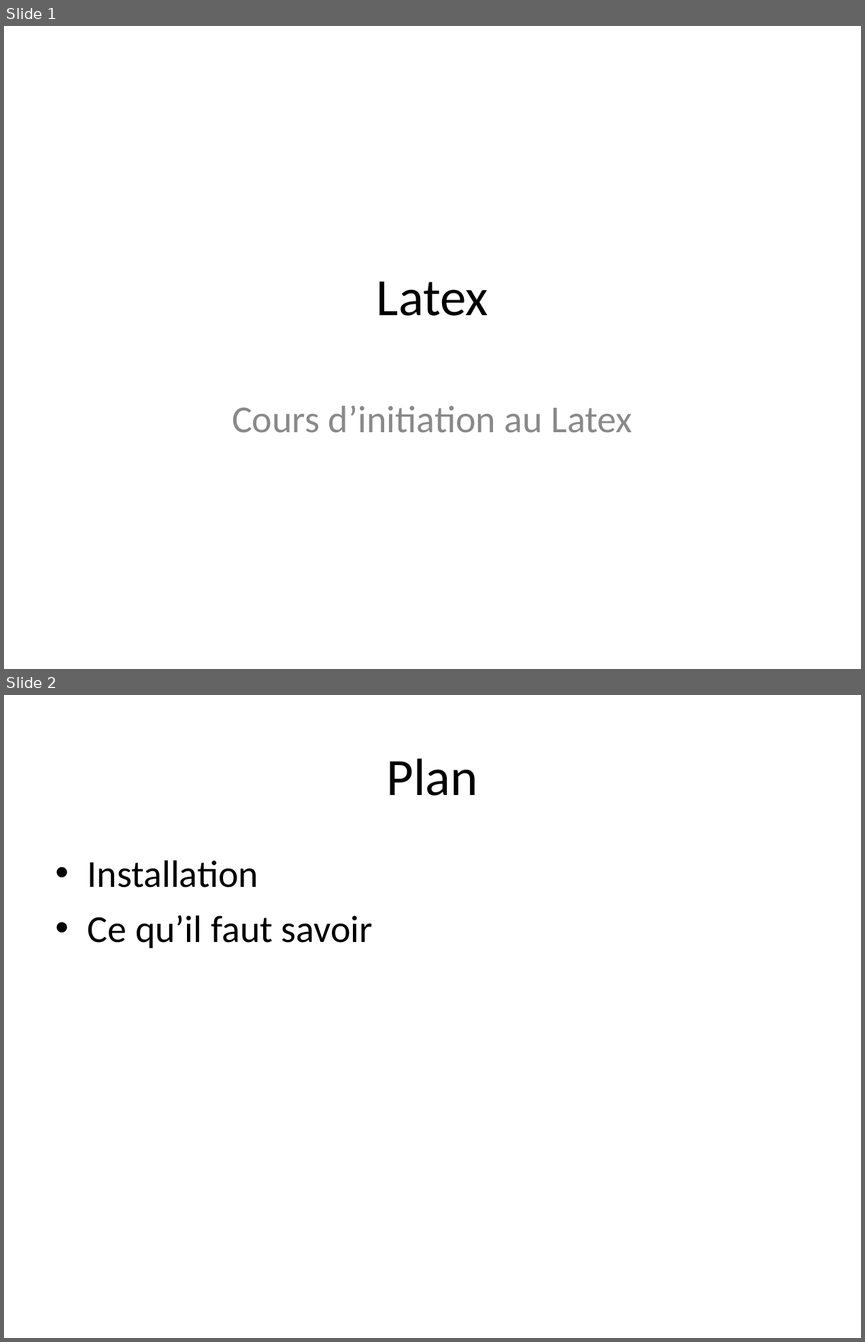
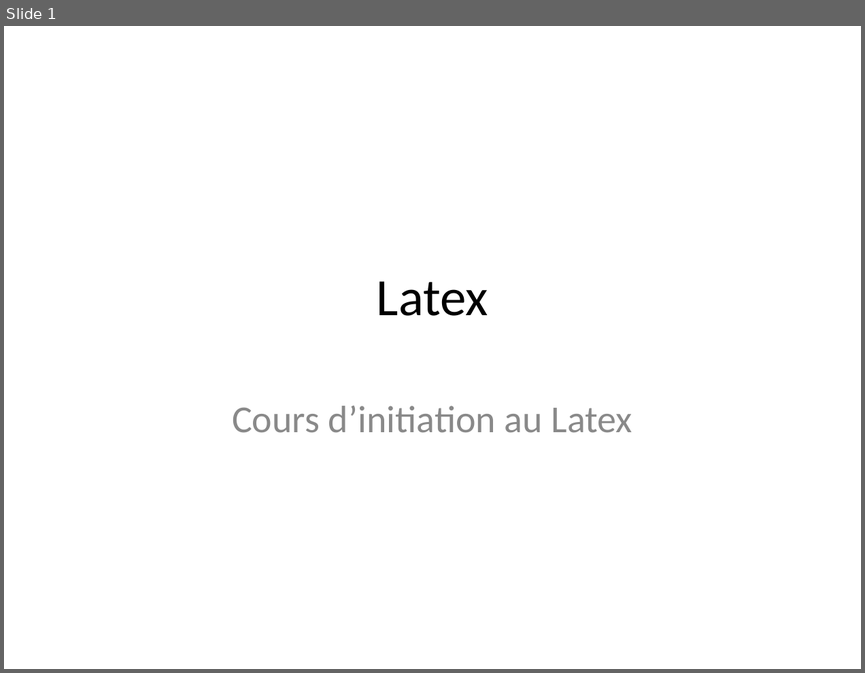
Before and after one commit to MC-Course/LaTeX, a slide deck: Cours 1/Latex.ppt. Shown one above the other, each under a label of ours: slides 1 and 2 before the commit, slide 1 after it. The pictures are 865x1342 and 865x673 pixels, drawn with LibreOffice and Linux fonts; fonts in the diff are those of the drawing. Boxes give left, top, right and bottom in pixels: in the first picture for what was removed or moved away, otherwise in the second. Text is boxed around its words. In the diff, an @@ line names an element or a change of style, - is before the commit and + after.

```diff
--- a/Cours 1/Latex.ppt
+++ b/Cours 1/Latex.ppt
@@ slide 2 removed at (4, 695, 861, 1338), background #FFFFFF @@
@@ title removed at (387, 758, 479, 796) @@
-Plan
@@ text removed at (88, 860, 373, 948) @@
-• Installation
-• Ce qu’il faut savoir
```
Also in this commit, not shown: 9 slides added, 8 other files.
